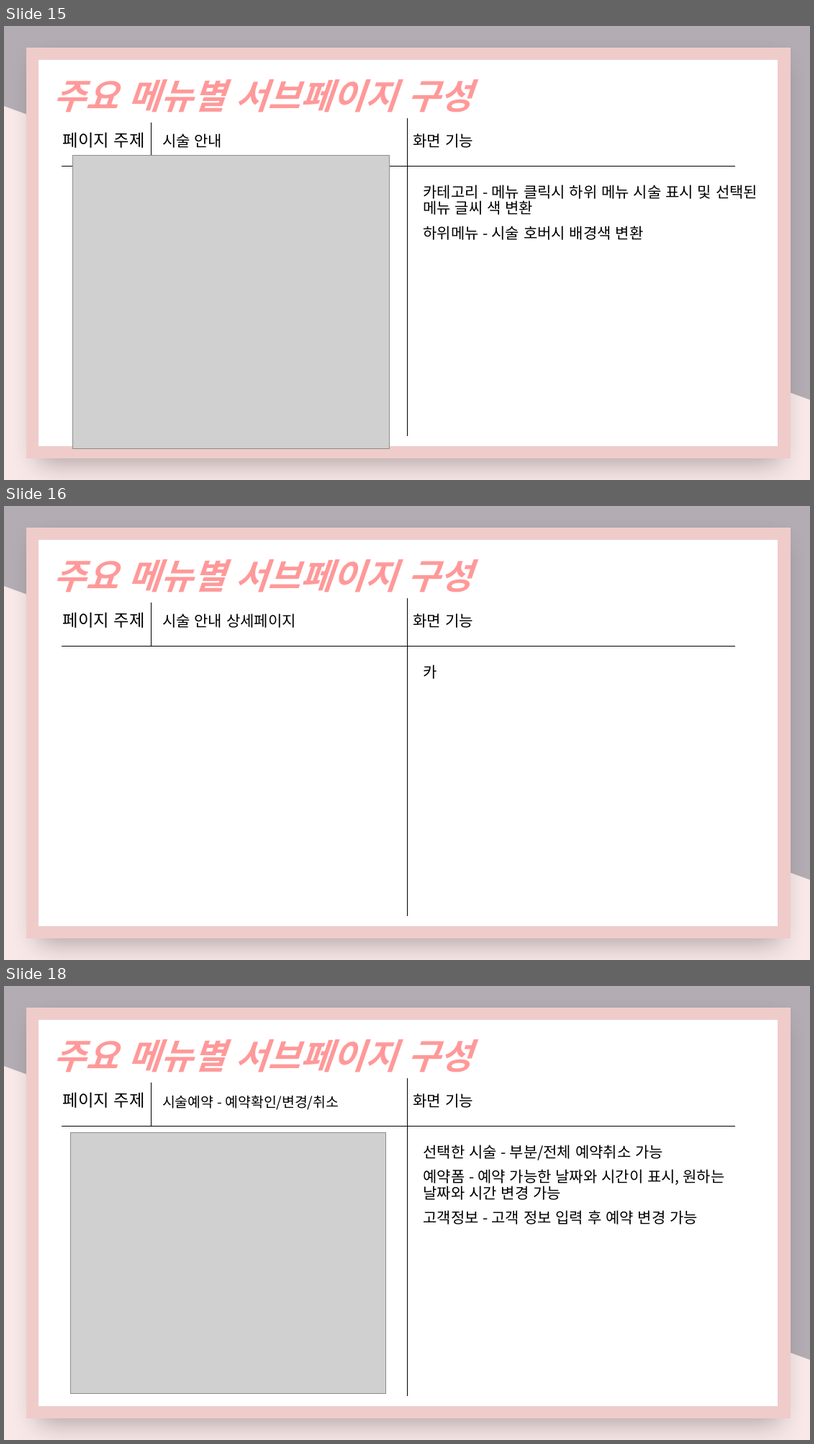
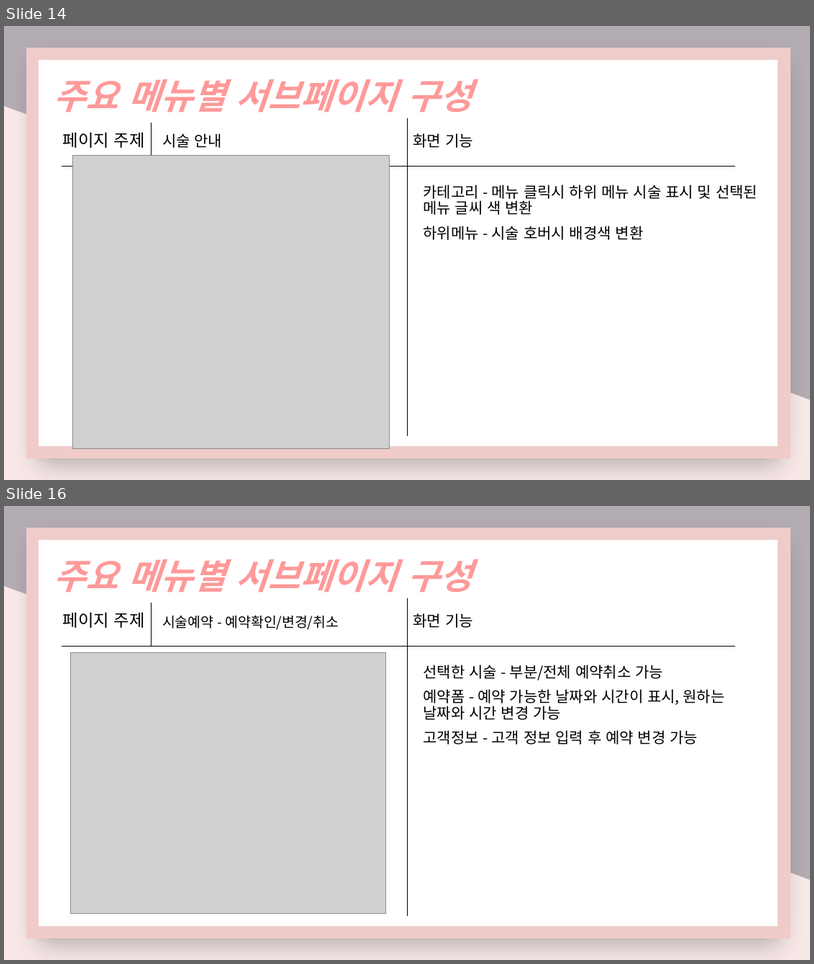
Before and after one commit to nimi2838/thecare, a slide deck: 졸작 기획서.pptx. Shown one above the other, each under a label of ours: slides 15, 16 and 18 before the commit, slides 14 and 16 after it; the slides between them are not shown. The pictures are 814x1444 and 814x964 pixels, drawn with LibreOffice and Linux fonts; fonts in the diff are those of the drawing; grey boxes stand for pictures. Boxes give left, top, right and bottom in pixels: in the first picture for what was removed or moved away, otherwise in the second. Text is boxed around its words. In the diff, an @@ line names an element or a change of style, - is before the commit and + after.

```diff
--- a/졸작 기획서.pptx
+++ b/졸작 기획서.pptx
@@ slide 16 removed at [4,506,810,960], background gradient #B3ACB3 to #F8E9E8 @@
@@ rectangle removed at [32,534,785,932] @@
@@ text removed at [53,559,472,592] @@
-주요 메뉴별 서브페이지 구성
@@ text removed at [63,612,145,628] @@
-페이지 주제
@@ line removed from (152, 602) to (152, 646) @@
@@ text removed at [162,613,296,628] @@
-시술 안내 상세페이지
@@ line removed from (407, 598) to (407, 916) @@
@@ text removed at [413,613,473,628] @@
-화면 기능
@@ line removed from (62, 646) to (736, 646) @@
@@ text removed at [423,664,437,679] @@
-카
@@ what was slide 15 is now slide 14 @@
@@ what was slide 18 is now slide 16 @@
```
Also in this commit, not shown: 7 slides changed, 4 slides added, 2 other slides removed, 8 other files.
